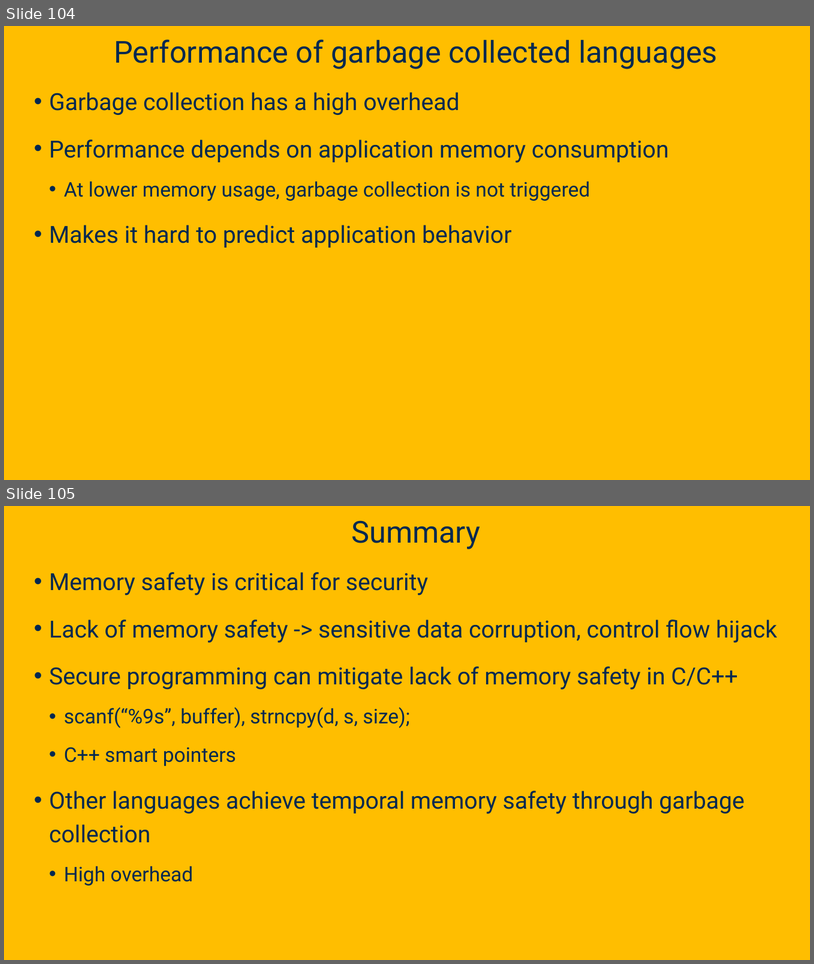
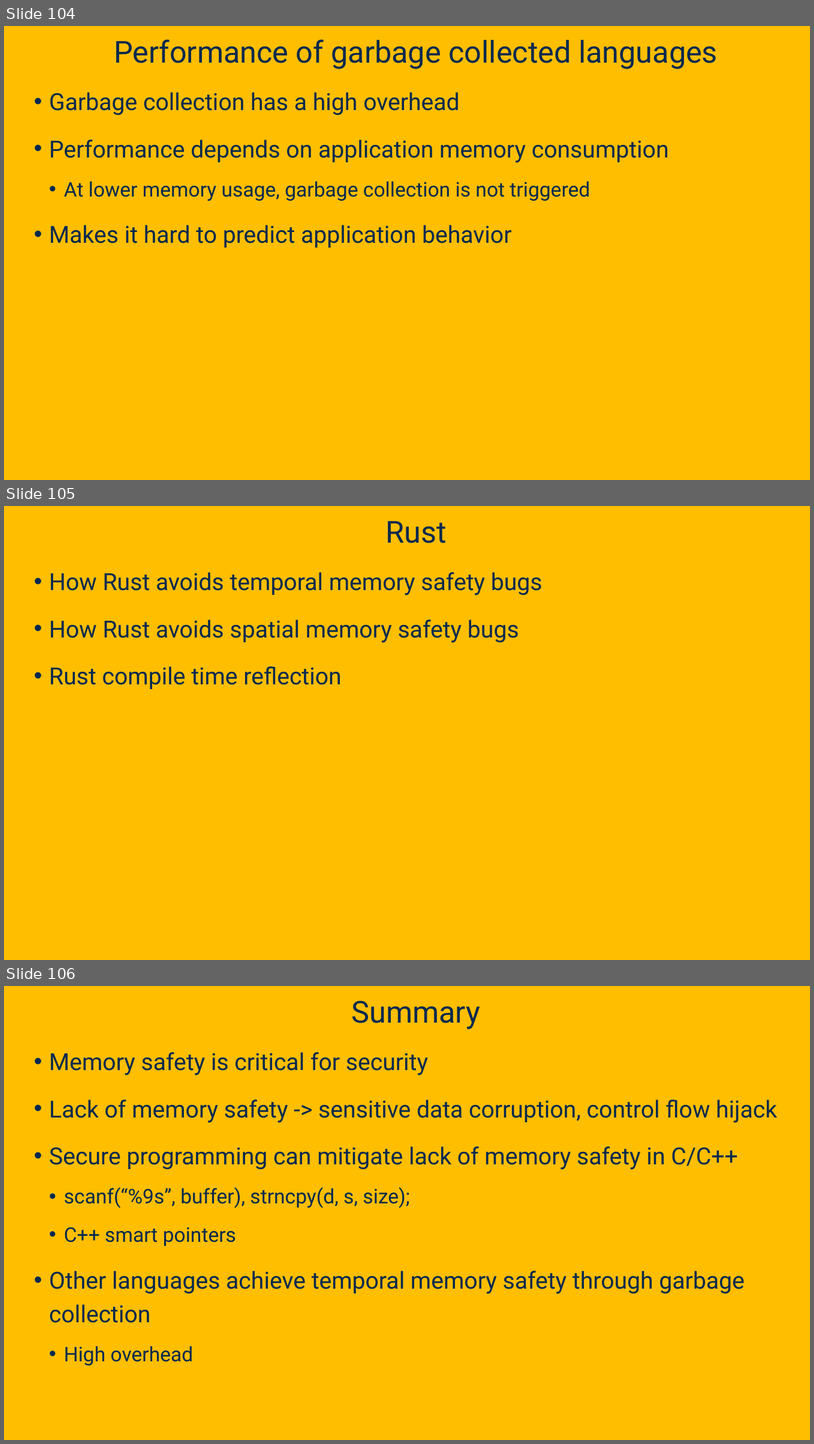
Before and after one commit to davsec-teaching/ecs160-f25, a slide deck: slides/9_software_security.pptx. Shown one above the other, each under a label of ours: slides 104 and 105 before the commit, slides 104, 105 and 106 after it. The pictures are 814x964 and 814x1444 pixels, drawn with LibreOffice and Linux fonts; fonts in the diff are those of the drawing; background and template pictures are left out. Boxes give left, top, right and bottom in pixels: in the first picture for what was removed or moved away, otherwise in the second. Text is boxed around its words. In the diff, an @@ line names an element or a change of style, - is before the commit and + after.

```diff
--- a/slides/9_software_security.pptx
+++ b/slides/9_software_security.pptx
@@ slide 105 added at (4,506,810,960), background picture (left out) @@
@@ title added at (386,521,446,543), 36 pt, text #022850 @@
+Rust
@@ text added at (49,572,543,689), 28 pt, text #022850 @@
+• How Rust avoids temporal memory safety bugs
+• How Rust avoids spatial memory safety bugs
+• Rust compile time reflection
@@ what was slide 105 is now slide 106 @@
```
Also in this commit, not shown: 1 other file.
